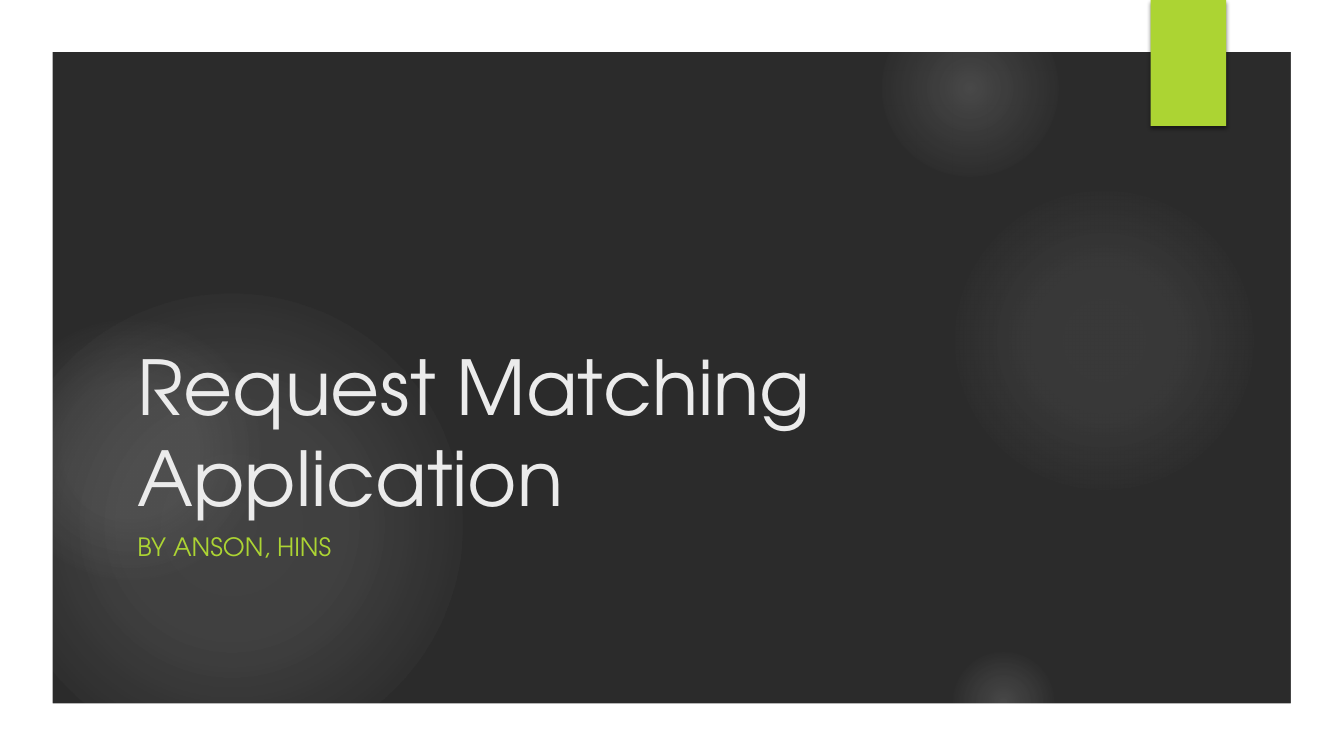
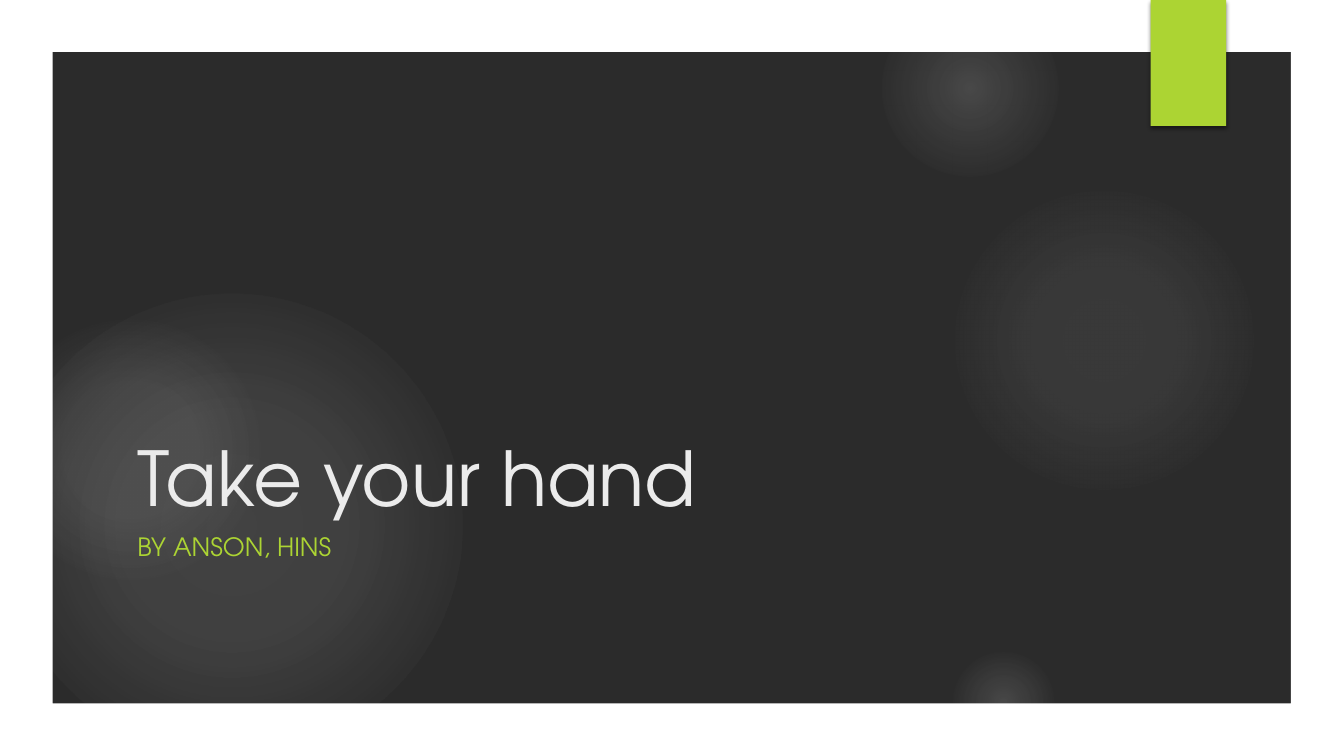
Before and after one commit to MIT-THEi-2018/Anson-Hins, a slide deck: slide 1 of Matching Request Application.pptm. Drawn at 1344x756 pixels with LibreOffice and Linux fonts; fonts in the diff are those of the drawing; background and template pictures are left out; a plain dark background stands for a picture behind light text. Boxes give left, top, right and bottom in pixels: in the first picture for what was removed or moved away, otherwise in the second. Text is boxed around its words. In the diff, an @@ line names an element or a change of style, - is before the commit and + after.

```diff
--- a/Matching Request Application.pptm
+++ b/Matching Request Application.pptm
@@ title at <box>137,450,697,541</box>: text changed @@
-Request Matching Application
+Take your hand
```
